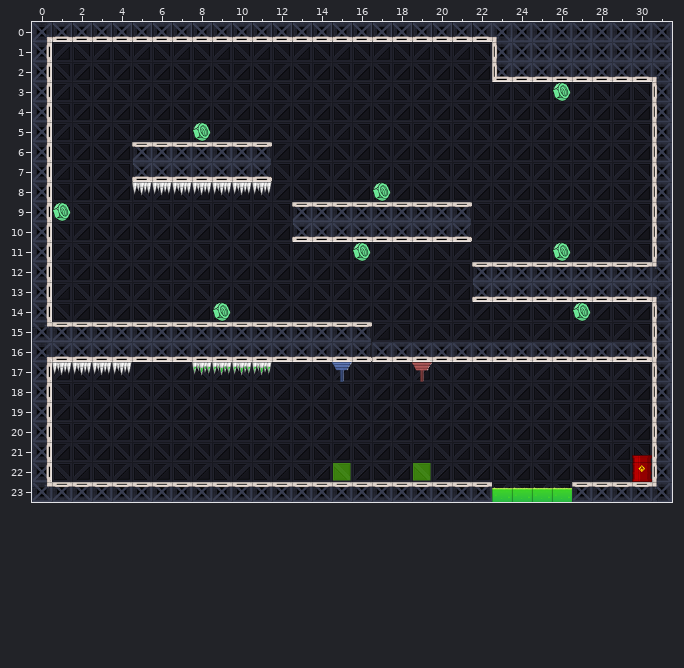
Level history. Tiled map: src/map/Level_10.tmx. That is the earlier state.
Cells are 30x30 px. Shown: x 0..31, y 0..23.
After the commit:
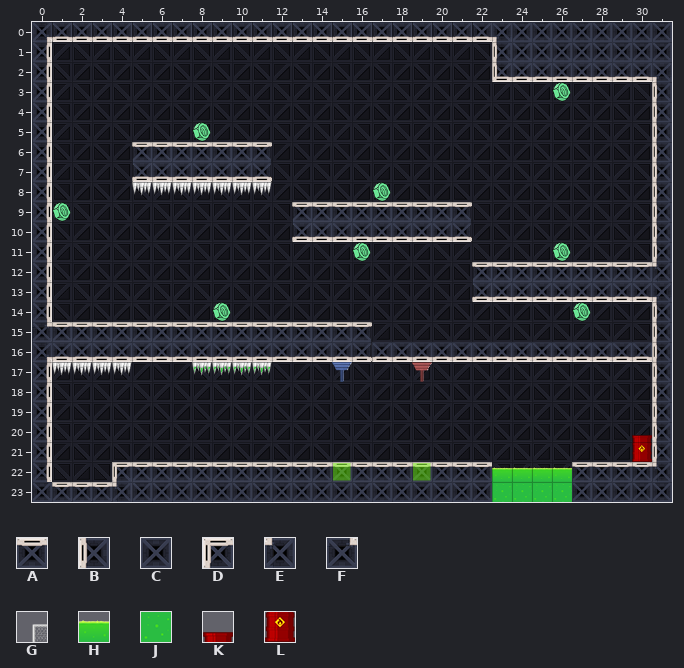
Key: from "Tileset_map": A 1, B 4, C 9, D 37, E 45, F 46, G 57, H 60, J 61, K 69, L 74.
_ is an empty cell.
Tiles replaced or removed in this view: A, B, E, F, H, K, L.
Change:
Changed rows in their new state; . is an unchanged cell.
Layer "Background":
first column x 0:
23 C....CCCCCCCCCCCCCCCCCC....CCCCC
Layer "Walls":
first column x 0:
22 ....DAAAAAAAAAAAAAAAAAA....AAAAE
23 _...E__________________GGGG_____
Layer "StaticEnemies":
first column x 23:
20 .......K
21 .......L
22 HHHH..._
23 JJJJ....
Changed places in both pictures, as pixel boxes (x1, y1, x2, y2):
changed: (112, 435, 672, 502)
changed: (32, 482, 52, 501)
